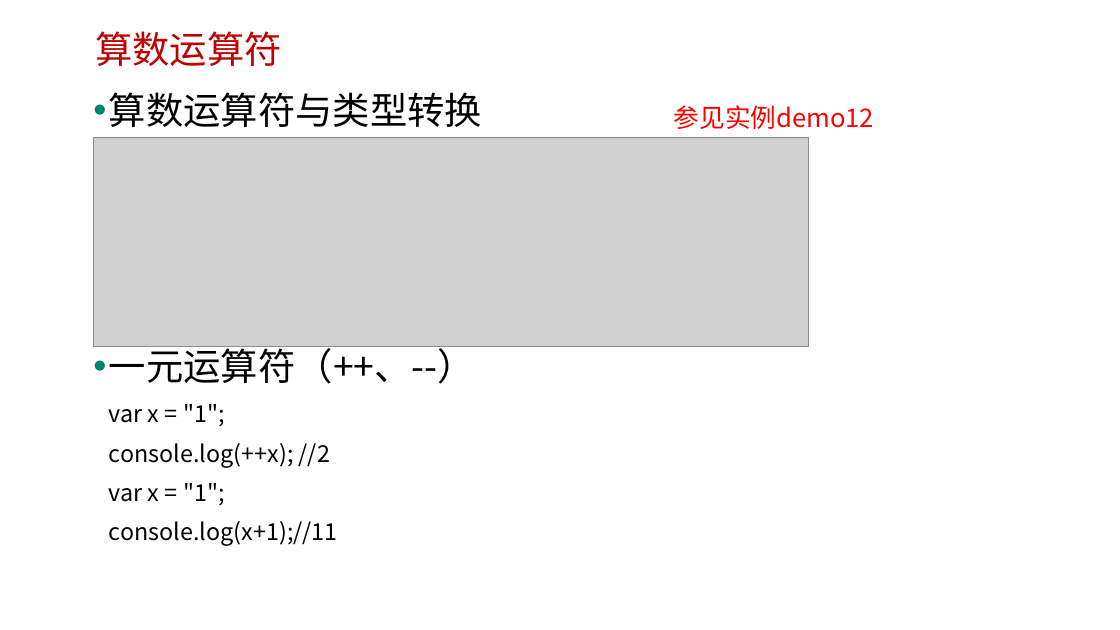
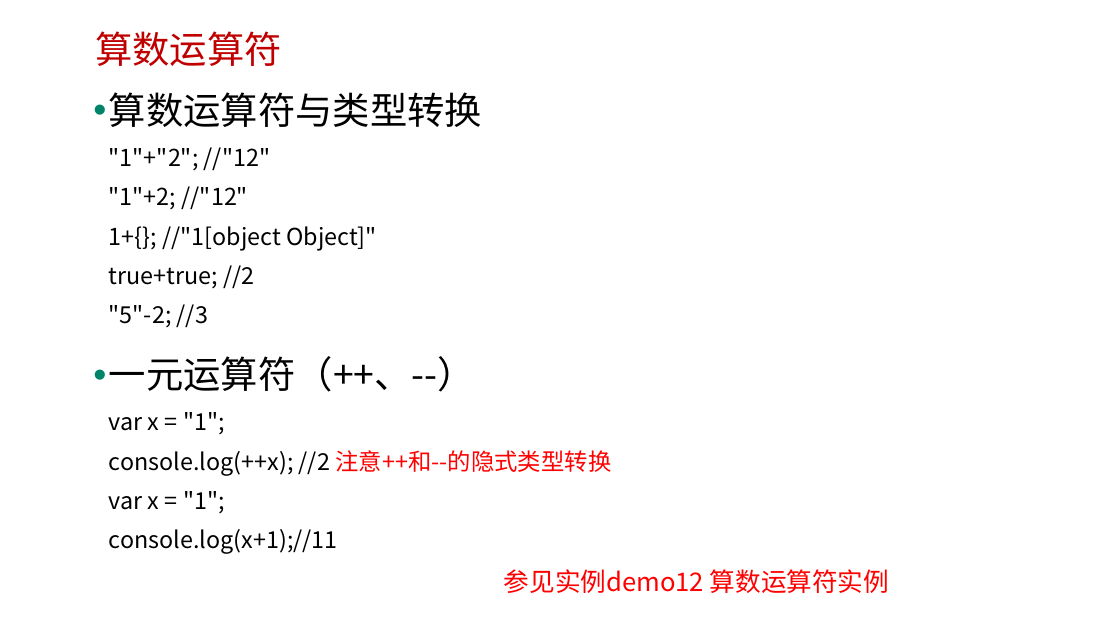
Before and after one commit to edu2act/course-javascript-advanced, a slide deck: slide 20 of 课程PPT/03.JavaScript语法、表达式及语句、运算符.pptx. Drawn at 1120x630 pixels with LibreOffice and Linux fonts; fonts in the diff are those of the drawing; grey boxes stand for pictures; background and template pictures are left out. Boxes give left, top, right and bottom in pixels: in the first picture for what was removed or moved away, otherwise in the second. Text is boxed around its words. In the diff, an @@ line names an element or a change of style, - is before the commit and + after.

```diff
--- a/课程PPT/03.JavaScript语法、表达式及语句、运算符.pptx
+++ b/课程PPT/03.JavaScript语法、表达式及语句、运算符.pptx
@@ text at <box>109,92,612,554</box>: text changed @@
-• 算数运算符与类型转换
-• 一元运算符（++、--）
-  var x = "1";
-  console.log(++x); //2
-  var x = "1";
-  console.log(x+1);//11
+• 算数运算符与类型转换
+  "1"+"2"; //"12"
+  "1"+2; //"12"
+  1+{}; //"1[object Object]"
+  true+true; //2
+  "5"-2; //3
+• 一元运算符（++、--）
+  var x = "1";
+  console.log(++x); //2 注意++和--的隐式类型转换
+  var x = "1";
+  console.log(x+1);//11
@@ picture removed at <box>93,137,808,347</box> @@
@@ text at <box>504,569,889,593</box>: text changed @@
-参见实例demo12
+参见实例demo12 算数运算符实例
```
Also in this commit, not shown: 10 other slides changed, 13 other files.
